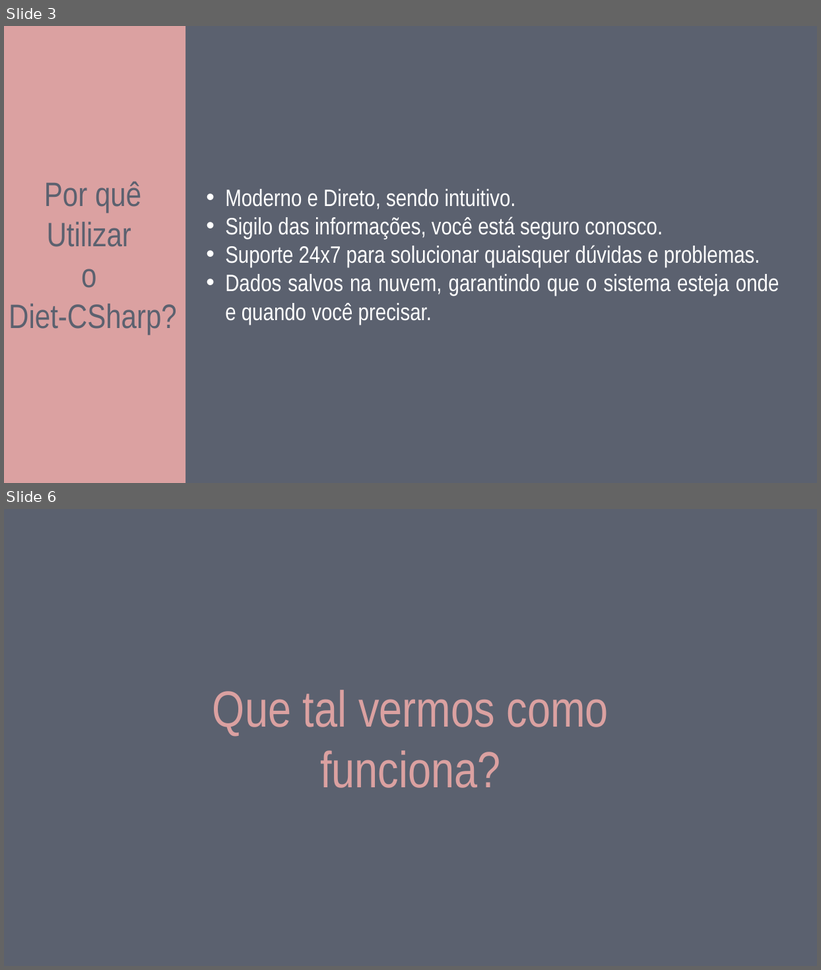
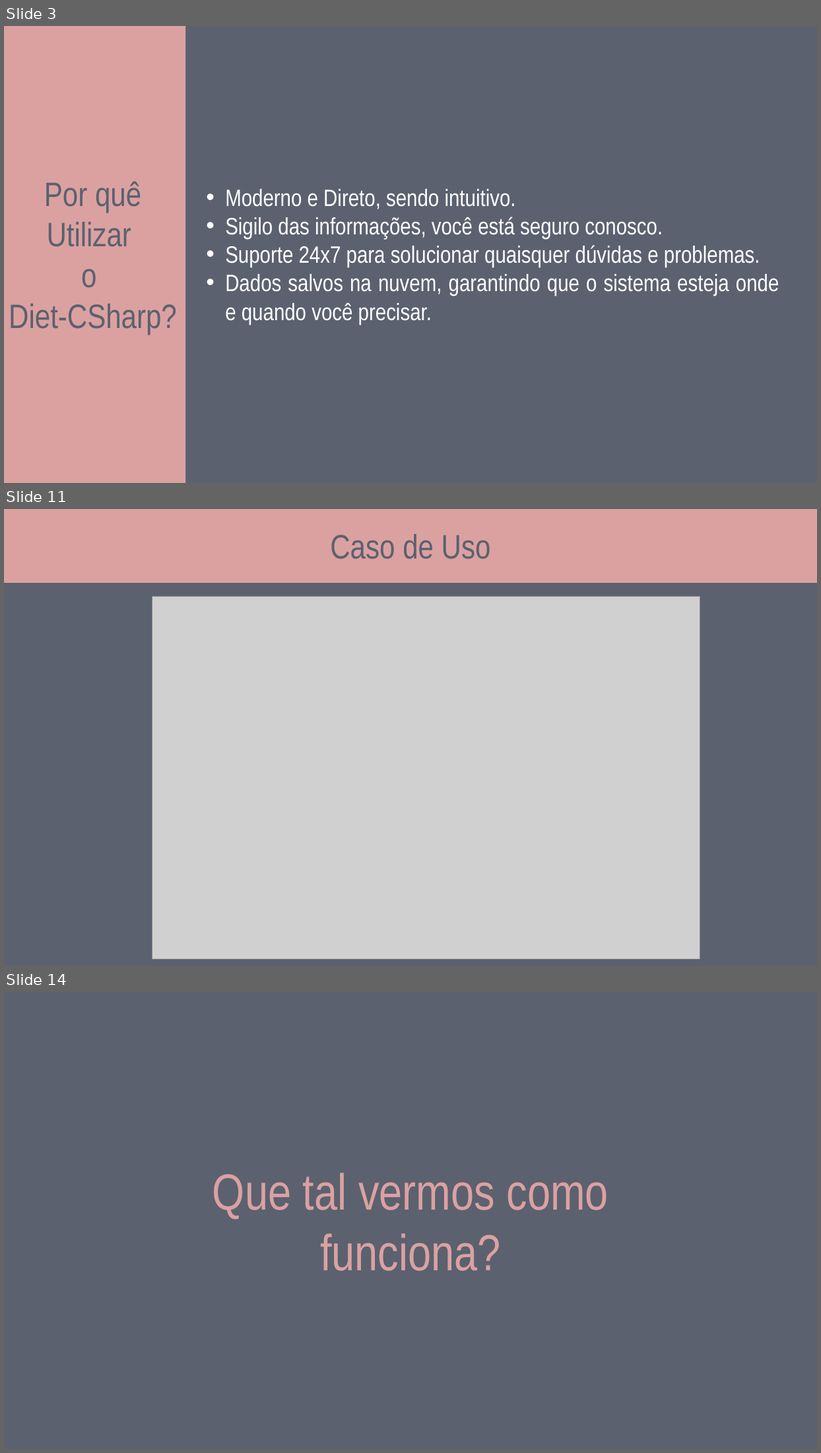
Before and after one commit to caiobarretta/Diet-CSharp, a slide deck: doc/IFSP/Diet-csharp.pptx. Shown one above the other, each under a label of ours: slides 3 and 6 before the commit, slides 3, 11 and 14 after it; the slides between them are not shown. The pictures are 821x970 and 821x1453 pixels, drawn with LibreOffice and Linux fonts; fonts in the diff are those of the drawing; grey boxes stand for pictures. Boxes give left, top, right and bottom in pixels: in the first picture for what was removed or moved away, otherwise in the second. Text is boxed around its words. In the diff, an @@ line names an element or a change of style, - is before the commit and + after.

```diff
--- a/doc/IFSP/Diet-csharp.pptx
+++ b/doc/IFSP/Diet-csharp.pptx
@@ slide 11 added at (4,509,817,966), background #5B616F @@
@@ rectangle added at (4,509,817,583), fill #DBA1A1 @@
@@ text added at (330,534,491,559), 40 pt, text #5B616F @@
+Caso de Uso
@@ picture added at (152,596,700,959) @@
@@ what was slide 6 is now slide 14 @@
```
Also in this commit, not shown: 2 slides changed, 7 other slides added, 1 other file.
